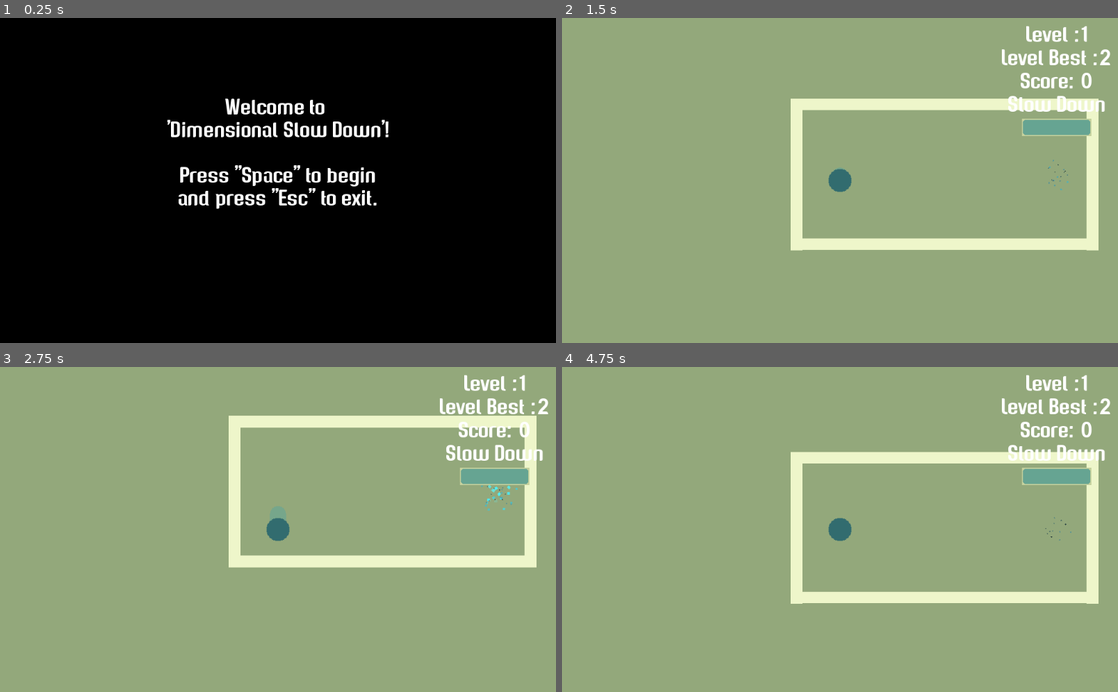
Above: before the commit, frames 1-4 (two rows, left to right).
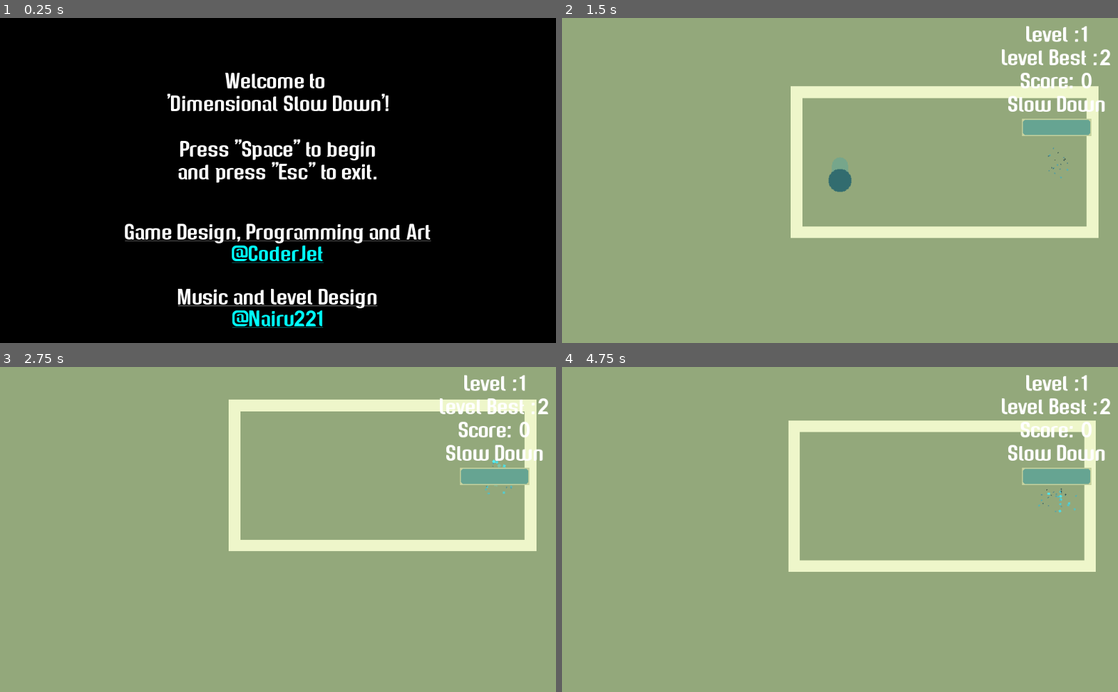
Above: after the commit, the same moments.

Repository: CoderJet/MGJ-2019
Game: Godot game, scene res://src/scenes/title.tscn
The game is run twice, just before and just after one commit, with the same random seed, the same clock (stepped at 60 frames per second) and the same inputs.
Inputs (mouse positions are in pixels of both pictures, inside the frame that each line leads up to):
- Up to frame 1 (0.25 s): no input
- Up to frame 2 (1.5 s): tap Space (activate) at 0.5, 1.35 s; move the mouse to (962, 164) at 0.52 s; hold Space (activate) 0.53-1.28 s; click (962, 164) at 0.67 s; move the mouse to (817, 177) at 1.27 s; click (817, 177) at 1.42 s
- Up to frame 3 (2.75 s): move the mouse to (333, 458) at 2.02 s; hold Space (activate) from 2.03 s (still down); click (333, 458) at 2.17 s
- Up to frame 4 (4.75 s): move the mouse to (812, 594) at 2.77 s; release Space (activate) at 2.78 s; tap Space (activate) at 2.85, 4.35 s; click (812, 594) at 2.92 s; move the mouse to (1006, 578) at 3.52 s; hold Space (activate) 3.53-4.28 s; click (1006, 578) at 3.67 s; move the mouse to (673, 480) at 4.27 s; click (673, 480) at 4.42 s

The runs differ from the first frame. In frame 1, 9.0% of the frame differs, in the area x 22-78%, y 16-96%; in frame 2, 7.7%; in frame 3, 8.1%; in frame 4, 8.7%.
Error before the commit: Attempt to call function 'get_child' in base 'null instance' on a null instance. (res://src/scenes/world.gd:16)

Commit message:
Some more changes

Diff:
--- a/project.godot
+++ b/project.godot
@@ -33,6 +33,7 @@
 [autoload]
 
 globals="*res://src/globals/globals.gd"
+MusicPlayer="*res://src/scenes/MusicPlayer.tscn"
 
 [input]
 
--- a/src/entities/player/player.gd
+++ b/src/entities/player/player.gd
@@ -6,8 +6,8 @@
 const MIN_ZOOM := Vector2(0.75, 0.75)
 
 const MIN_DROP = 0.1
-const MAX_DROP = 1.0
-const DROP_STEP = 0.1
+const MAX_DROP = 3.0
+const DROP_STEP = 0.3
 const DROP_DELAY = 0.25
 
 var velocity = 0.0
--- a/src/globals/globals.gd
+++ b/src/globals/globals.gd
@@ -35,14 +35,41 @@
 	}
 
 	game_colours[1] = {
-		0 : Color("#7dbff2"), # Background
-		1 : Color("#8bc7d5"), # Walls
+		0 : Color("#9d6f50"), # Background
+		1 : Color("#df9e86"), # Walls
 		2 : Color("#afc08a"), # ??
 
 		4 : Color("#315364"), # Player Colour
 
 		6 : Color("#33142a"), # Enemy Colour
 	}
+
+
+func calculate_score() -> int:
+	var result = 0
+
+	result = get_total_clicks() * get_total_slow_down()
+	print(result)
+
+	return result
+
+
+func get_total_clicks() -> int:
+	var result = 0
+	for i in level_details.size():
+		result += level_details[i + 1].score
+
+	if result == 0:
+		result = 1
+
+	return result
+
+
+func get_total_slow_down() -> int:
+	var result = 0
+	for i in level_details.size():
+		result += level_details[i + 1].dead_eye_value * 10
+	return result
 
 
 func _ready() -> void:
--- /dev/null
+++ b/src/scenes/credits.gd
@@ -0,0 +1,15 @@
+extends Control
+
+func _ready() -> void:
+	$Container/FinalScore.text = String(globals.calculate_score())
+	$Container/FinalClicks.text = String(globals.get_total_clicks())
+	$Container/TotalSlowDown.text = String(globals.get_total_slow_down())
+
+
+func _unhandled_key_input(event: InputEventKey) -> void:
+
+	if event.is_action_pressed("exit"):
+		get_tree().quit()
+
+	if event.is_action_pressed("activate"):
+		get_tree().change_scene("res://src/scenes/world-1.tscn")
--- /dev/null
+++ b/src/scenes/credits.tscn
@@ -0,0 +1,86 @@
+[gd_scene load_steps=4 format=2]
+
+[ext_resource path="res://src/scenes/credits.gd" type="Script" id=1]
+[ext_resource path="res://assets/solid_block.png" type="Texture" id=2]
+[ext_resource path="res://assets/fonts/genghiskhan_42.tres" type="DynamicFont" id=3]
+
+[node name="Credits" type="Control"]
+anchor_right = 1.0
+anchor_bottom = 1.0
+script = ExtResource( 1 )
+
+[node name="TextureRect" type="TextureRect" parent="."]
+modulate = Color( 0, 0, 0, 1 )
+anchor_right = 1.0
+anchor_bottom = 1.0
+texture = ExtResource( 2 )
+stretch_mode = 1
+
+[node name="Container" type="VBoxContainer" parent="."]
+anchor_left = 0.5
+anchor_top = 0.5
+anchor_right = 0.5
+anchor_bottom = 0.5
+margin_left = -200.0
+margin_top = -232.5
+margin_right = 200.0
+margin_bottom = 232.5
+
+[node name="Thank You" type="Label" parent="Container"]
+margin_right = 400.0
+margin_bottom = 123.0
+custom_fonts/font = ExtResource( 3 )
+text = "Thanks for playing!
+
+Your final score was:"
+align = 1
+
+[node name="FinalScore" type="Label" parent="Container"]
+margin_top = 127.0
+margin_right = 400.0
+margin_bottom = 166.0
+custom_fonts/font = ExtResource( 3 )
+text = "1000000"
+align = 1
+
+[node name="Clicks" type="Label" parent="Container"]
+margin_top = 170.0
+margin_right = 400.0
+margin_bottom = 209.0
+custom_fonts/font = ExtResource( 3 )
+text = "Amount of clicks:"
+align = 1
+
+[node name="FinalClicks" type="Label" parent="Container"]
+margin_top = 213.0
+margin_right = 400.0
+margin_bottom = 252.0
+custom_fonts/font = ExtResource( 3 )
+text = "1000"
+align = 1
+
+[node name="SlowDown" type="Label" parent="Container"]
+margin_top = 256.0
+margin_right = 400.0
+margin_bottom = 295.0
+custom_fonts/font = ExtResource( 3 )
+text = "Total slow down duration:"
+align = 1
+
+[node name="TotalSlowDown" type="Label" parent="Container"]
+margin_top = 299.0
+margin_right = 400.0
+margin_bottom = 338.0
+custom_fonts/font = ExtResource( 3 )
+text = "0.2 Secs"
+align = 1
+
+[node name="ExitText" type="Label" parent="Container"]
+margin_top = 342.0
+margin_right = 400.0
+margin_bottom = 465.0
+custom_fonts/font = ExtResource( 3 )
+text = "
+Press \"Esc\" to exit
+or \"Space\" to play again."
+align = 1
--- a/src/scenes/title.gd
+++ b/src/scenes/title.gd
@@ -7,3 +7,6 @@
 
 	if event.is_action_pressed("activate"):
 		get_tree().change_scene("res://src/scenes/world-1.tscn")
+
+func _on_RichTextLabel_meta_clicked(meta) -> void:
+	OS.shell_open(meta)
--- a/src/scenes/title.tscn
+++ b/src/scenes/title.tscn
@@ -18,13 +18,11 @@
 
 [node name="Label" type="Label" parent="."]
 anchor_left = 0.5
-anchor_top = 0.5
 anchor_right = 0.5
-anchor_bottom = 0.5
 margin_left = -238.0
-margin_top = -152.5
+margin_top = 100.0
 margin_right = 238.0
-margin_bottom = 152.5
+margin_bottom = 213.0
 custom_fonts/font = ExtResource( 3 )
 text = "Welcome to
 'Dimensional Slow Down'!
@@ -32,3 +30,31 @@
 Press \"Space\" to begin
 and press \"Esc\" to exit."
 align = 1
+
+[node name="RichTextLabel" type="RichTextLabel" parent="."]
+anchor_left = 0.5
+anchor_top = 1.0
+anchor_right = 0.5
+anchor_bottom = 1.0
+margin_left = -380.0
+margin_top = -261.0
+margin_right = 380.0
+custom_fonts/mono_font = ExtResource( 3 )
+custom_fonts/bold_italics_font = ExtResource( 3 )
+custom_fonts/italics_font = ExtResource( 3 )
+custom_fonts/bold_font = ExtResource( 3 )
+custom_fonts/normal_font = ExtResource( 3 )
+bbcode_enabled = true
+bbcode_text = "[center]
+[u]Game Design, Programming and Art[/u]
+[color=aqua][url=https://twitter.com/CoderJet]@CoderJet[/url][/color]
+
+[u]Music and Level Design[/u]
+[color=aqua][url=https://twitter.com/Nairu221]@Nairu221[/url][/color]"
+text = "
+Game Design, Programming and Art
+@CoderJet
+
+Music and Level Design
+@Nairu221"
+[connection signal="meta_clicked" from="RichTextLabel" to="." method="_on_RichTextLabel_meta_clicked"]
--- a/src/scenes/world.gd
+++ b/src/scenes/world.gd
@@ -29,6 +29,8 @@
 		return
 
 	if not event is InputEventMouseButton:
+		if event.is_action_pressed("exit"):
+			get_tree().quit()
 		return
 
 	if activated:
